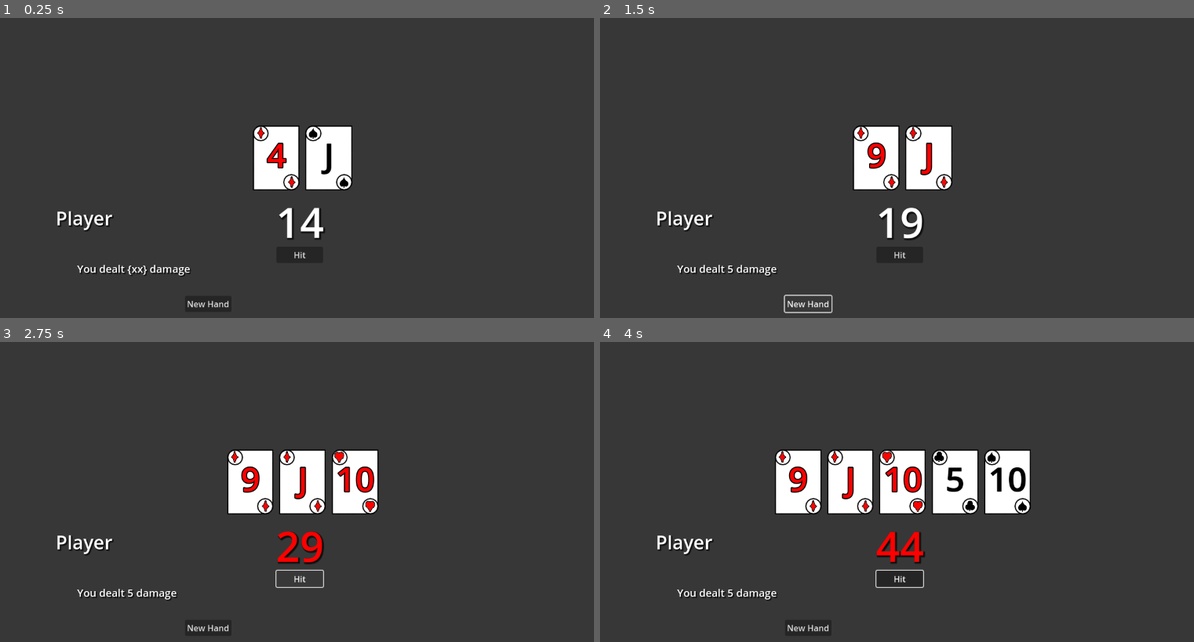
Above: before the commit, frames 1-4 (two rows, left to right).
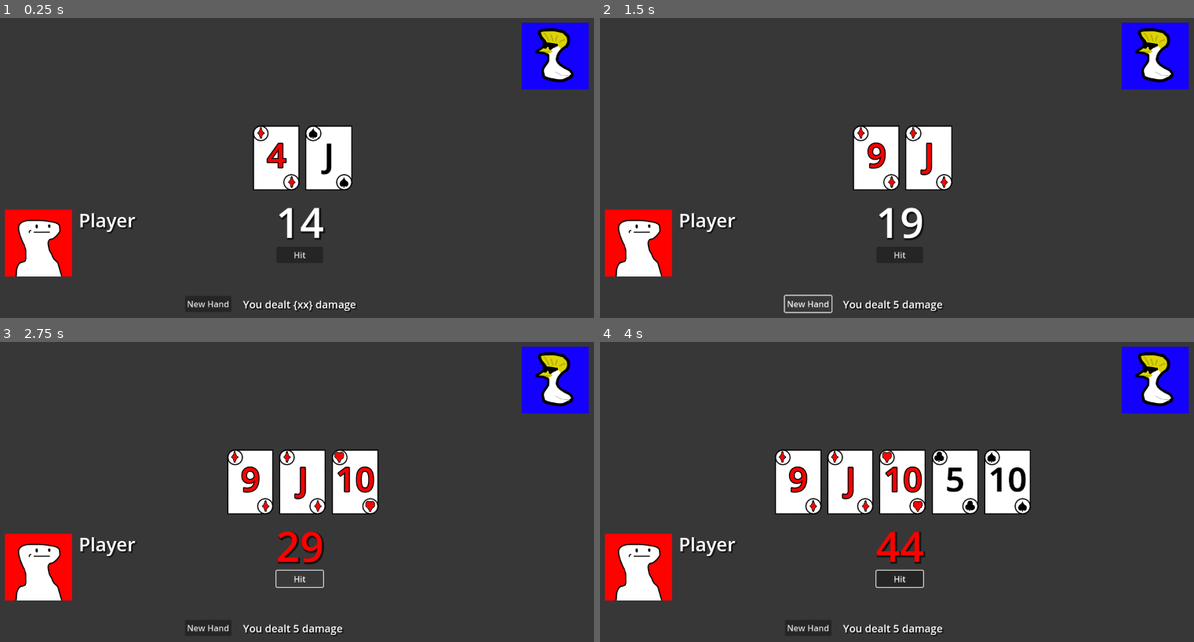
Above: after the commit, the same moments.

Repository: J0eCool/NullDream
Game: Godot game, scene res://BlackjackRPG/BlackjackRPG.tscn
The game is run twice, just before and just after one commit, with the same random seed, the same clock (stepped at 60 frames per second) and the same inputs. This scene is started directly instead of the project's main scene.
Inputs (mouse positions are in pixels of both pictures, inside the frame that each line leads up to):
- Up to frame 1 (0.25 s): no input
- Up to frame 2 (1.5 s): click "New Hand" at 0.5 s; click "New Hand" at 1.25 s
- Up to frame 3 (2.75 s): click "Hit" at 2 s
- Up to frame 4 (4 s): tap Enter at 2.75 s; move the mouse to (1051, 477) at 2.77 s; hold D (move_right) 2.78-3.53 s; tap J (attack) at 2.85 s; click (1051, 477) at 2.92 s; tap K (jump) at 3.02, 3.77 s; tap Space at 3.5 s; move the mouse to (790, 525) at 3.52 s; hold S (move_down) from 3.53 s (still down); tap E (use) at 3.6 s

The runs differ from the first frame. In frame 1, 6.0% of the frame differs, in the area x 0-100%, y 1-98%; in frame 2, 6.0%; in frame 3, 6.0%; in frame 4, 6.0%.

Commit message:
Add portraits in game

Diff:
--- a/BlackjackRPG/BlackjackRPG.tscn
+++ b/BlackjackRPG/BlackjackRPG.tscn
@@ -1,7 +1,9 @@
-[gd_scene load_steps=4 format=3 uid="uid://yefd3qjhnty5"]
+[gd_scene load_steps=6 format=3 uid="uid://yefd3qjhnty5"]
 
 [ext_resource type="Script" path="res://BlackjackRPG/blackjack_rpg.gd" id="1_wsxcj"]
 [ext_resource type="Theme" uid="uid://clqaw4338163" path="res://BlackjackRPG/UI_Theme.tres" id="2_8gxnd"]
+[ext_resource type="Texture2D" uid="uid://cavvxui281wyx" path="res://BlackjackRPG/Portraits/Guy.png" id="3_gu7dv"]
+[ext_resource type="Texture2D" uid="uid://2c6oqm6iwwve" path="res://BlackjackRPG/Portraits/Cool_Bird.png" id="4_ahy4g"]
 
 [sub_resource type="LabelSettings" id="LabelSettings_5hn8b"]
 font_size = 80
@@ -20,10 +22,10 @@
 
 [node name="Name" type="Label" parent="Player"]
 layout_mode = 0
-offset_left = 108.0
-offset_top = 505.0
-offset_right = 157.0
-offset_bottom = 528.0
+offset_left = 152.0
+offset_top = 509.0
+offset_right = 261.0
+offset_bottom = 559.0
 theme = ExtResource("2_8gxnd")
 theme_type_variation = &"HeaderMedium"
 text = "Player"
@@ -69,13 +71,21 @@
 offset_bottom = 616.0
 text = "Hit"
 
+[node name="Portrait" type="Sprite2D" parent="Player"]
+position = Vector2(75, 578)
+texture = ExtResource("3_gu7dv")
+
 [node name="LogLabel" type="Label" parent="."]
-offset_left = 149.0
-offset_top = 613.0
-offset_right = 322.0
-offset_bottom = 636.0
+offset_left = 466.0
+offset_top = 681.0
+offset_right = 683.0
+offset_bottom = 709.0
 theme = ExtResource("2_8gxnd")
 text = "You dealt {xx} damage"
 
+[node name="CoolBird" type="Sprite2D" parent="."]
+position = Vector2(1063, 220)
+texture = ExtResource("4_ahy4g")
+
 [connection signal="pressed" from="Player/NewHand" to="." method="_on_new_hand_pressed"]
 [connection signal="pressed" from="Player/Hit" to="." method="_on_hit_pressed"]
Binary file added: BlackjackRPG/Portraits/Cool_Bird.png
Not shown, added: BlackjackRPG/Portraits/Cool_Bird.png.import
Not shown, added: BlackjackRPG/Portraits/Cool_Bird.kra
